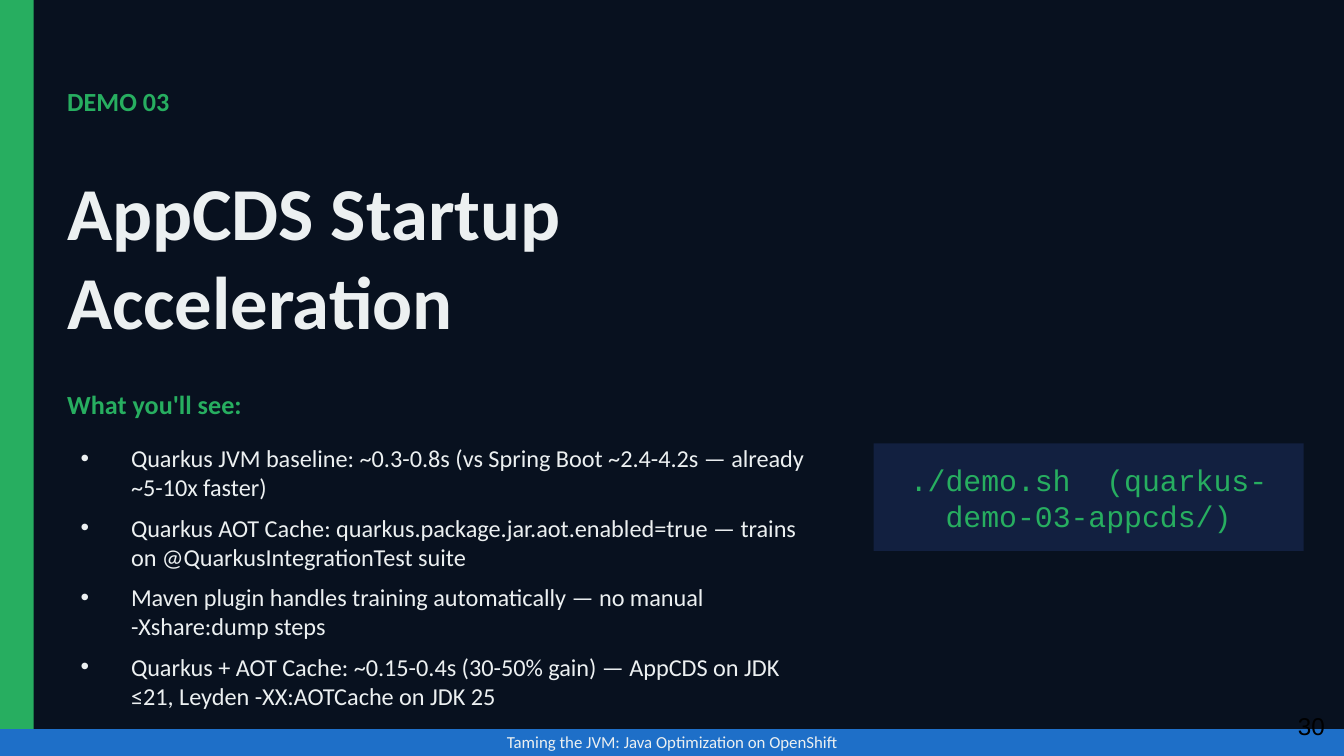
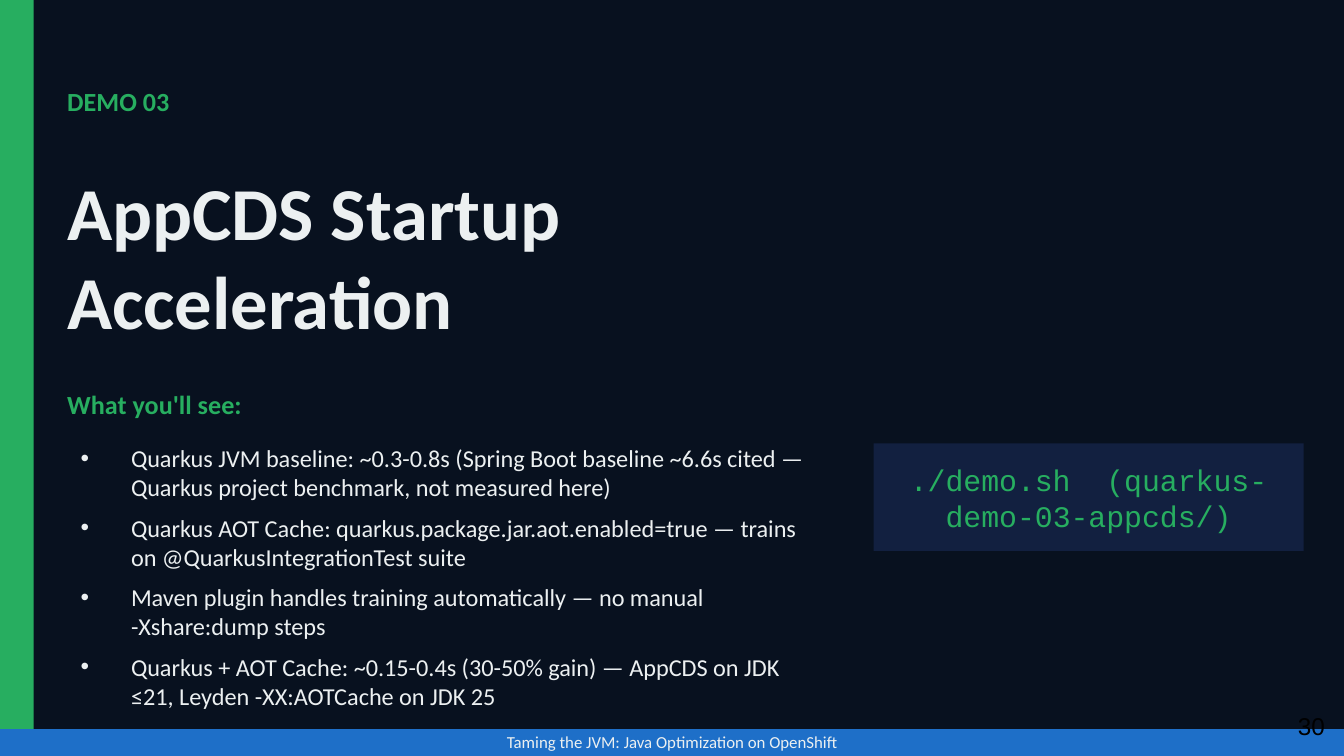
Before and after one commit to patterncatalyst/quarkus-optimization, a slide deck: slide 30 of presentation/optimizing-quarkus-on-kubernetes.pptx. Drawn at 1344x756 pixels with LibreOffice and Linux fonts; fonts in the diff are those of the drawing. Boxes give left, top, right and bottom in pixels: in the first picture for what was removed or moved away, otherwise in the second. Text is boxed around its words. In the diff, an @@ line names an element or a change of style, - is before the commit and + after.

```diff
--- a/presentation/optimizing-quarkus-on-kubernetes.pptx
+++ b/presentation/optimizing-quarkus-on-kubernetes.pptx
@@ text at [131,449,775,500]: text changed @@
-• Quarkus JVM baseline: ~0.3-0.8s (vs Spring Boot ~2.4-4.2s — already ~5-10x faster)
+• Quarkus JVM baseline: ~0.3-0.8s (Spring Boot baseline ~6.6s cited — Quarkus project benchmark, not measured here)
```
Also in this commit, not shown: 5 other slides changed, 33 other files.
